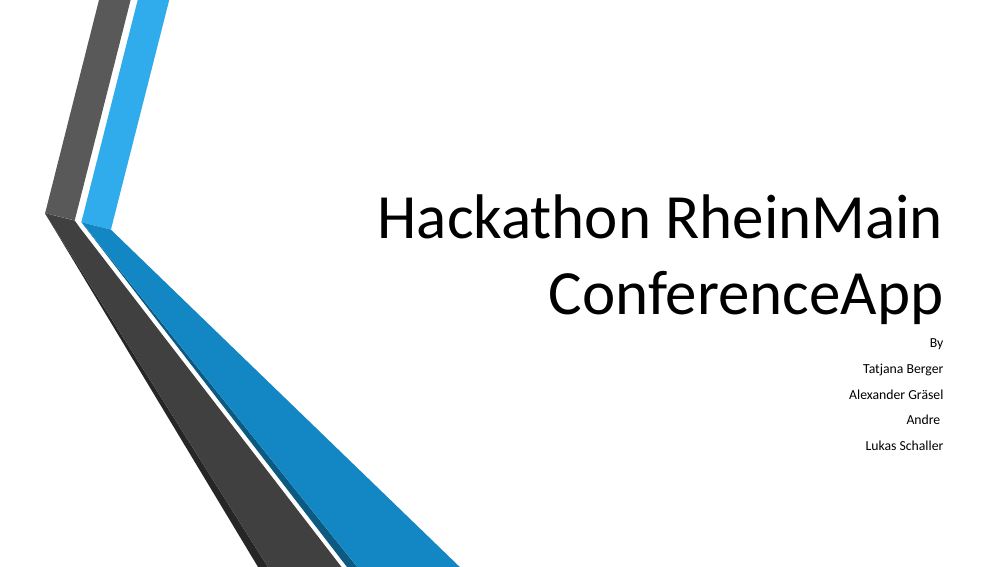
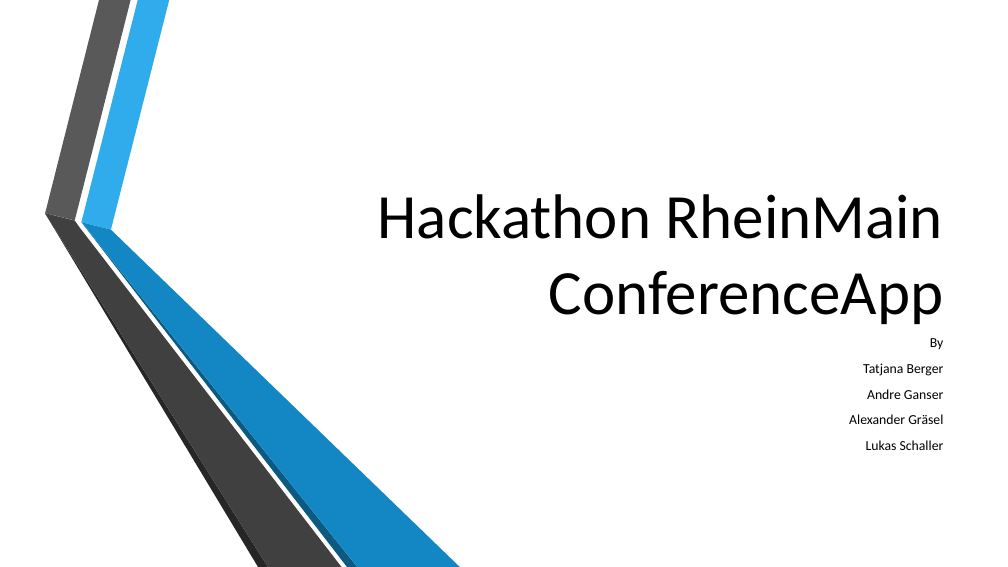
Before and after one commit to ocdata/winjs, a slide deck: slide 1 of app/pitch.pptx. Drawn at 1008x567 pixels with LibreOffice and Linux fonts; fonts in the diff are those of the drawing; background and template pictures are left out. Boxes give left, top, right and bottom in pixels: in the first picture for what was removed or moved away, otherwise in the second. Text is boxed around its words. In the diff, an @@ line names an element or a change of style, - is before the commit and + after.

```diff
--- a/app/pitch.pptx
+++ b/app/pitch.pptx
@@ subtitle at (x1=867, y1=389, x2=943, y2=399): paragraph added @@
+Andre Ganser
@@ subtitle at (x1=907, y1=414, x2=941, y2=424): paragraph removed @@
-Andre
```
Also in this commit, not shown: 2 other files.
